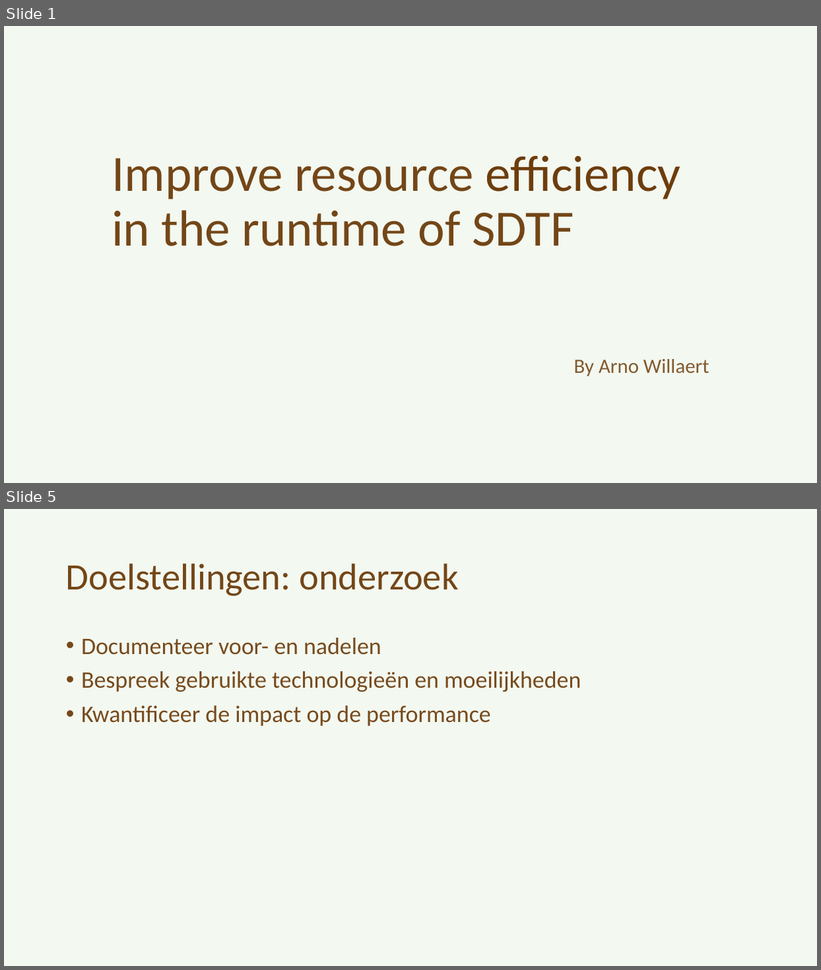
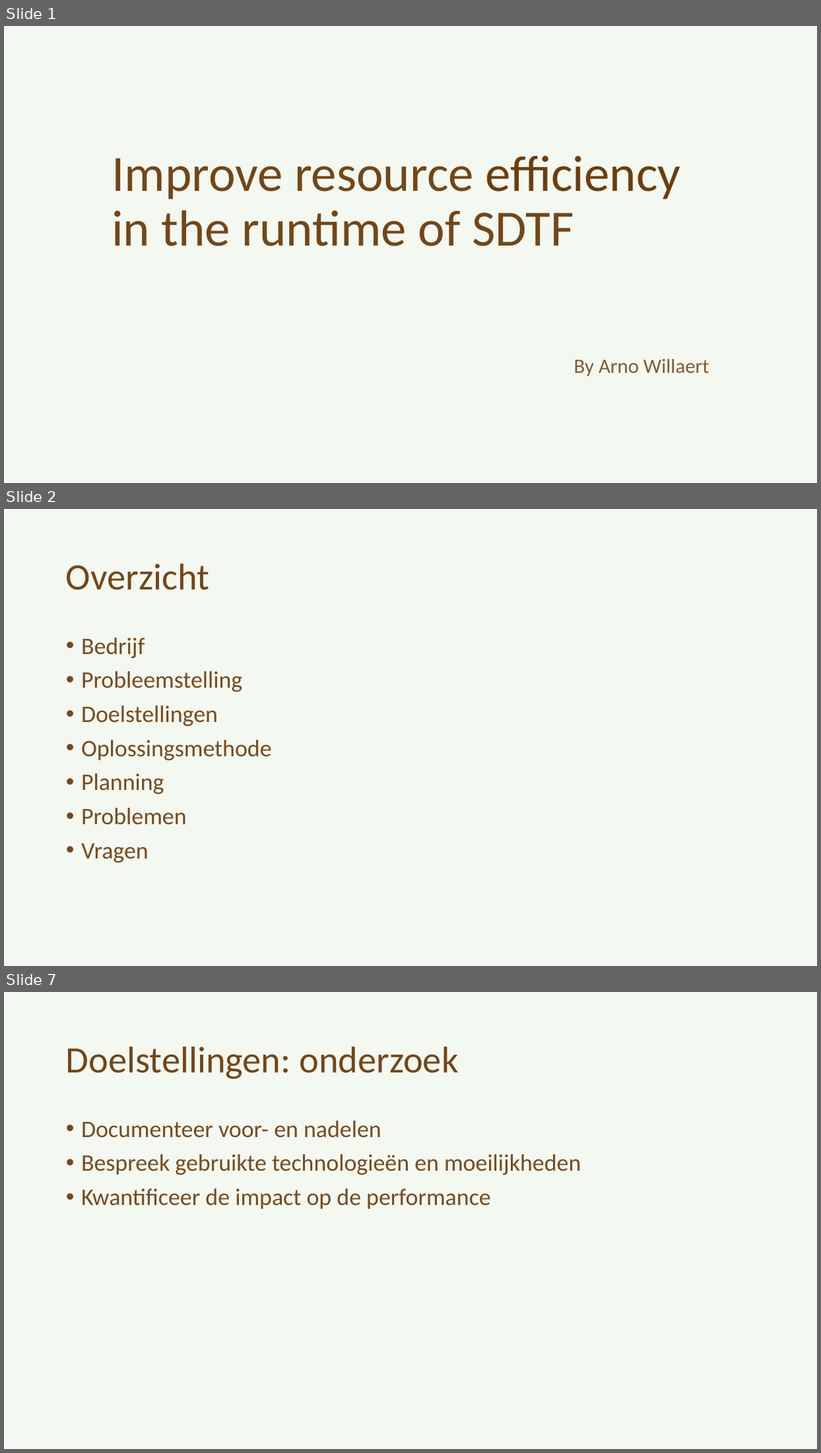
Before and after one commit to Arnonator/thesisDocs, a slide deck: Presentaties/tussentijdse_presentatie_arno_willaert.pptx. Shown one above the other, each under a label of ours: slides 1 and 5 before the commit, slides 1, 2 and 7 after it; the slides between them are not shown. The pictures are 821x970 and 821x1453 pixels, drawn with LibreOffice and Linux fonts; fonts in the diff are those of the drawing. Boxes give left, top, right and bottom in pixels: in the first picture for what was removed or moved away, otherwise in the second. Text is boxed around its words. In the diff, an @@ line names an element or a change of style, - is before the commit and + after.

```diff
--- a/Presentaties/tussentijdse_presentatie_arno_willaert.pptx
+++ b/Presentaties/tussentijdse_presentatie_arno_willaert.pptx
@@ slide 2 added at [4, 509, 817, 966], background #70AD47 at 8% opacity @@
@@ title added at [66, 563, 209, 590], 44 pt, text #663300 at 90% opacity @@
+Overzicht
@@ text added at [81, 638, 272, 863], 28 pt, text #663300 at 88% opacity @@
+• Bedrijf
+• Probleemstelling
+• Doelstellingen
+• Oplossingsmethode
+• Planning
+• Problemen
+• Vragen
@@ what was slide 5 is now slide 7 @@
```
Also in this commit, not shown: 3 slides changed, 9 other slides added, 15 other files.
